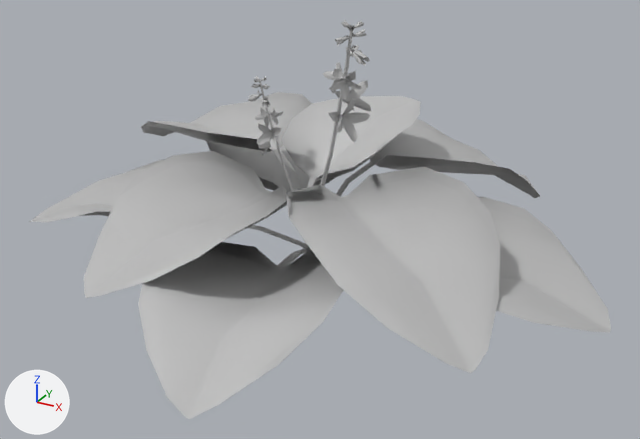
The FBX model Miska/Assets/Meshes/Hosta_LGF_03.fbx as it was, and as the next commit left it.
Rendered twice from a 50 mm camera at (0.781, -1.384, 0.763) aimed at (0.07, -0.093, 0.117). Every picture has the same lights, and +X, +Y and +Z are marked at lower left. Where no turn or scale is listed for an object, it has been applied to the vertices.

In view in the first picture: 'Hosta_LGF_03'.
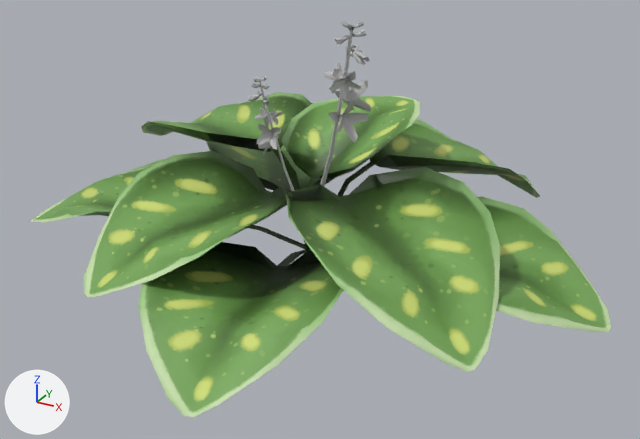
Changed parts and their boxes [x1, y1, x2, y2] in the pictures (640 x 439 px):
'Hosta_LGF_03', surface changed (grey to green): [29, 48, 611, 419] in both

The change in detail:
Picture 'Hosta_Albedo_001.tga' (img_hosta_albedo_001_tga) is new.
In material 'Hostas' (mat_hostas), base_color is no longer (0.5, 0.5, 0.5), grey #bcbcbc.
In material 'Hostas' (mat_hostas), texture is now set to img_hosta_albedo_001_tga.
